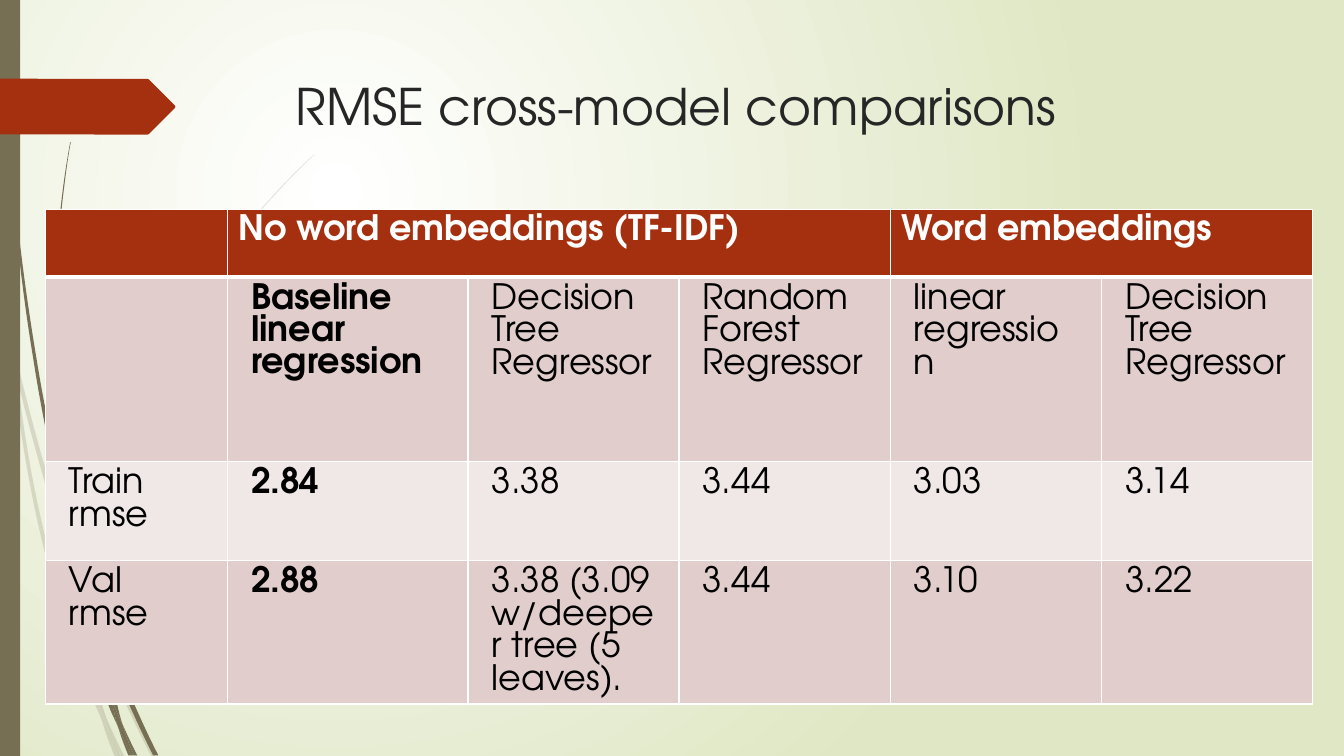
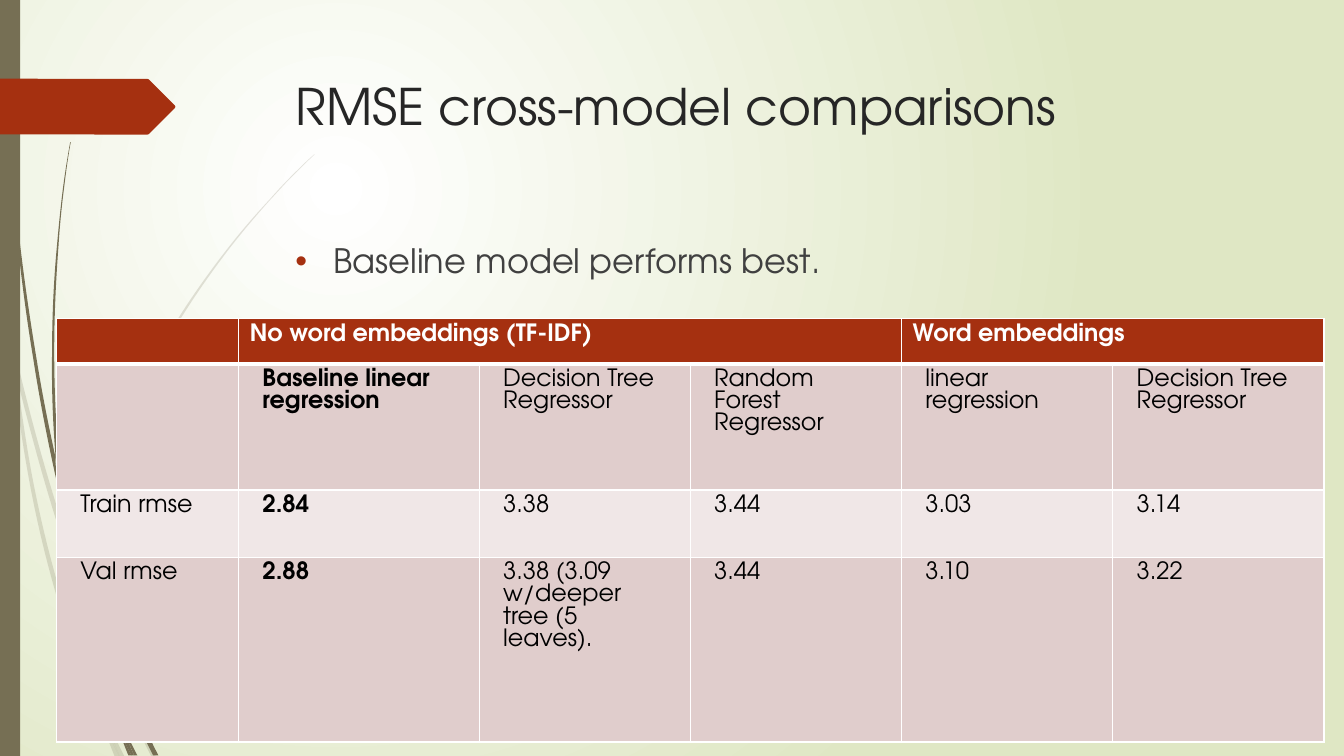
Before and after one commit to jmarksk/DrugReviewAnalysis, a slide deck: slide 5 of Presentation1.pptx. Drawn at 1344x756 pixels with LibreOffice and Linux fonts; fonts in the diff are those of the drawing. Boxes give left, top, right and bottom in pixels: in the first picture for what was removed or moved away, otherwise in the second. Text is boxed around its words. In the diff, an @@ line names an element or a change of style, - is before the commit and + after.

```diff
--- a/Presentation1.pptx
+++ b/Presentation1.pptx
@@ text added at bbox=[333, 248, 821, 280], 24 pt, text #404040 @@
+• Baseline model performs best.
@@ table at bbox=[56, 319, 1326, 742] @@
@@ size 25 to 17 pt @@
@@ table: place and size @@
-table at bbox=[45, 210, 1315, 742]
+table at bbox=[56, 319, 1326, 742]
```
Also in this commit, not shown: 4 other slides changed, 2 other files.
